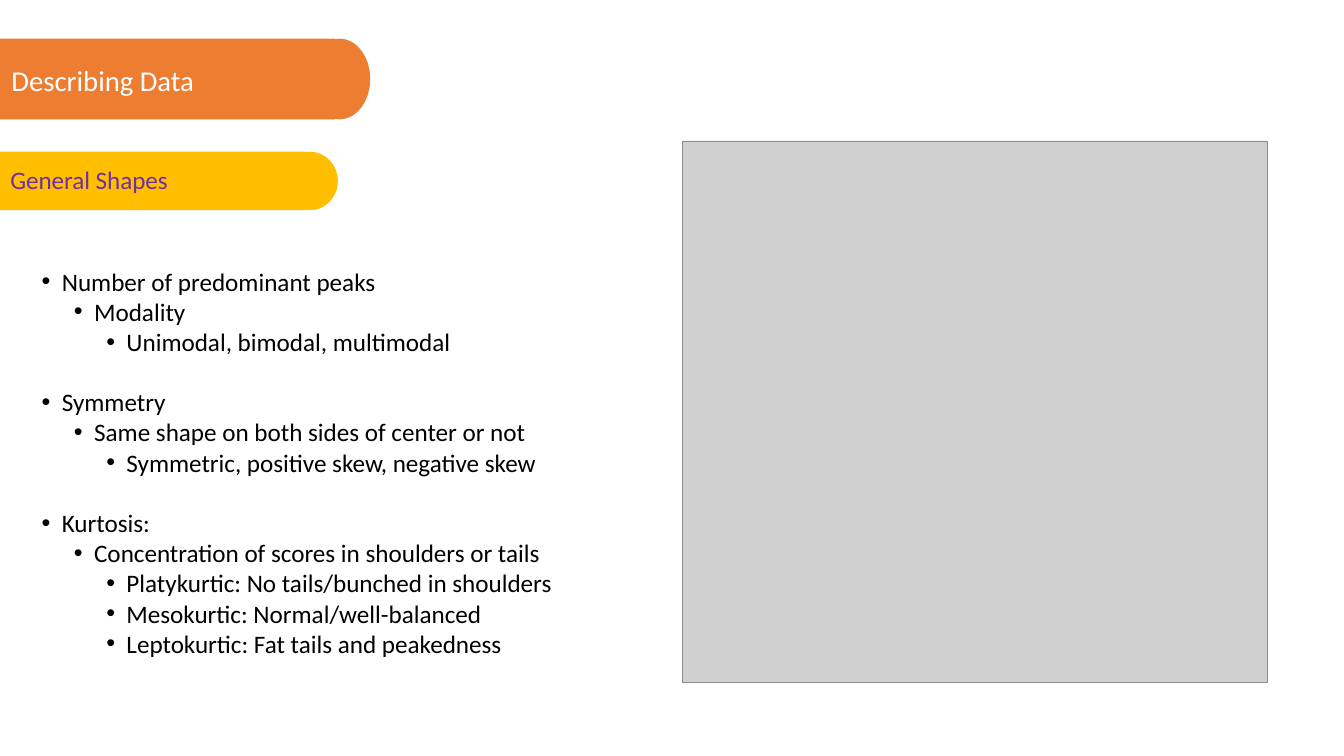
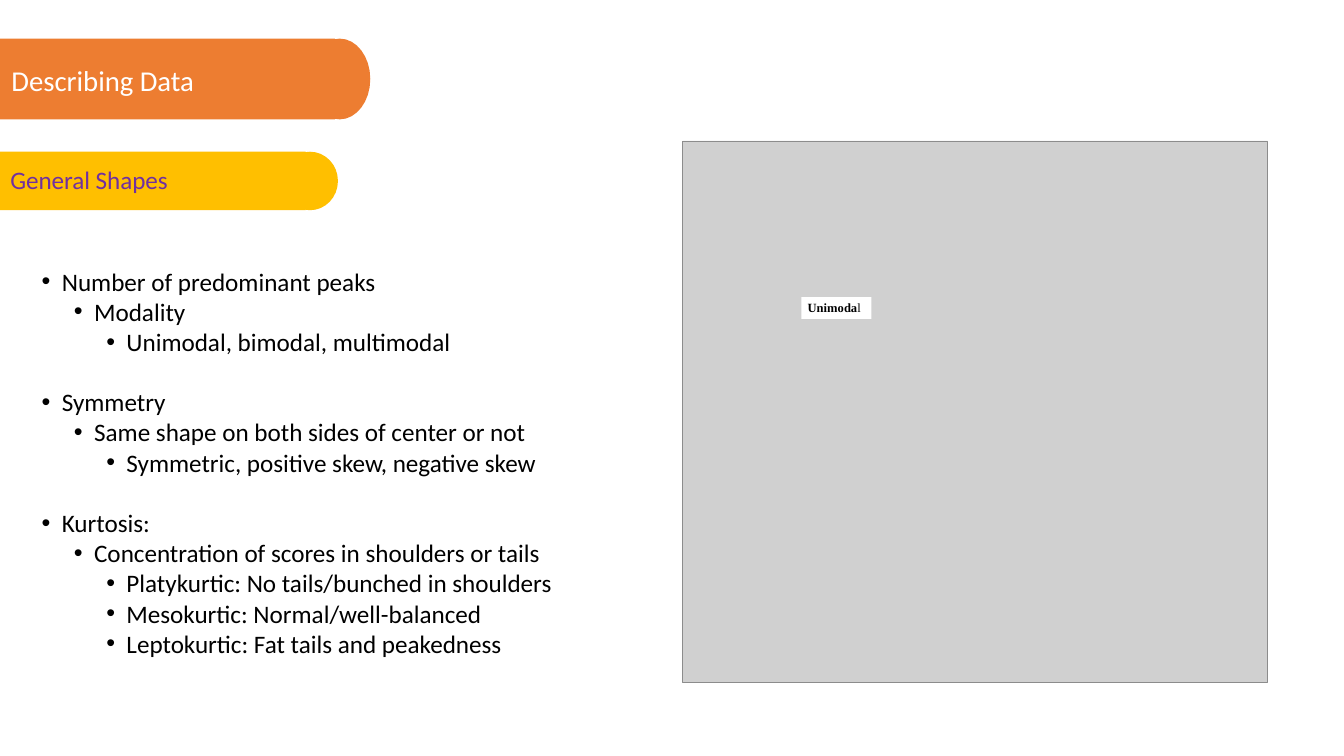
Before and after one commit to gmg20/PsychoStat, a slide deck: slide 7 of Statistics Concepts/Describing&ExploringData.pptx. Drawn at 1344x756 pixels with LibreOffice and Linux fonts; fonts in the diff are those of the drawing; grey boxes stand for pictures. Boxes give left, top, right and bottom in pixels: in the first picture for what was removed or moved away, otherwise in the second. Text is boxed around its words. In the diff, an @@ line names an element or a change of style, - is before the commit and + after.

```diff
--- a/Statistics Concepts/Describing&ExploringData.pptx
+++ b/Statistics Concepts/Describing&ExploringData.pptx
@@ rectangle added at bbox=[801, 297, 871, 319], fill #FFFFFF, 14 pt, text #000000, bold @@
+Unimodal
```
Also in this commit, not shown: 3 other slides changed.
